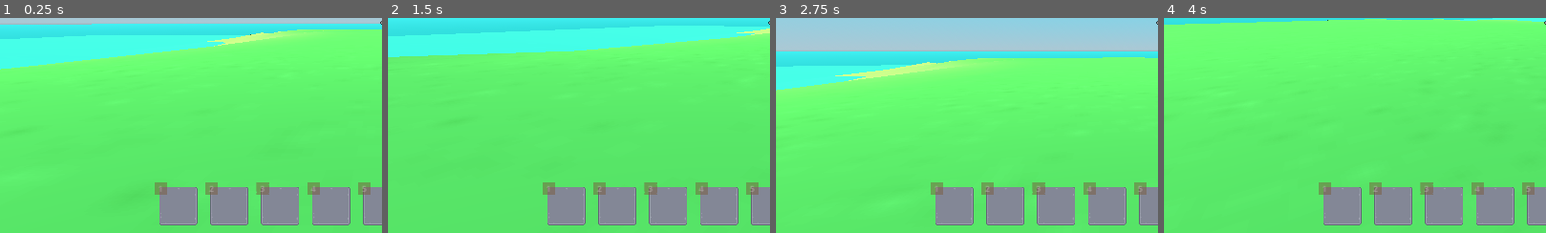
Above: before the commit, frames 1-4 (left to right).
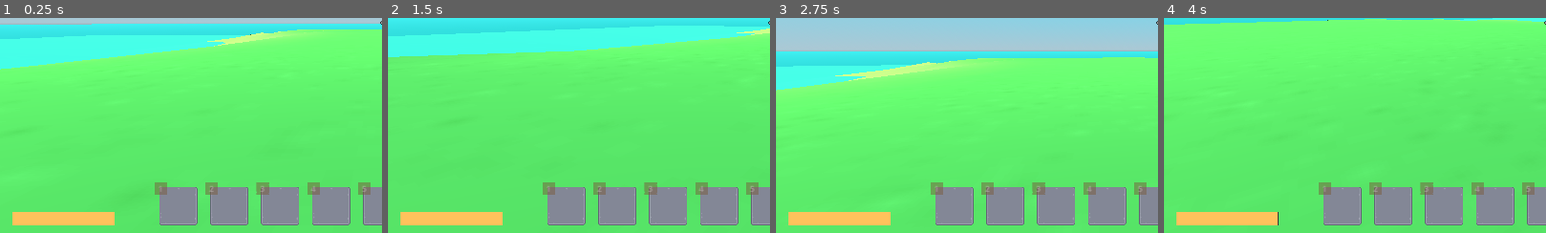
Above: after the commit, the same moments.

Repository: jrenato/survival_game
Game: Godot game, scene res://Game/main_game.tscn
Two runs of this game, one before a commit and one after it. Both use one fixed random seed, a clock stepped at 60 frames per second and the inputs below.
Inputs (mouse positions are % of the whole screen's width and height, from its top left):
- Up to frame 1 (0.25 s): no input
- Up to frame 2 (1.5 s): tap Enter at 0.5 s; move the mouse to (55, 50) at 0.52 s; hold 1 (item_hotkey) 0.53-1.28 s; hold W (move_forward) from 0.53 s (still down); tap Space (jump) at 0.77 s; click (55, 50) at 0.8 s; move the mouse to (45, 50) at 1.27 s; click (45, 50) at 1.35 s
- Up to frame 3 (2.75 s): keep holding W (move_forward); tap Space (jump) at 1.52 s; tap 1 (item_hotkey) at 1.55 s; move the mouse to (52, 48) at 2.02 s; press the mouse at (52, 48) at 2.03 s; tap E (interact) at 2.1 s
- Up to frame 4 (4 s): keep holding W (move_forward); move the mouse to (49, 52) at 2.77 s; release the mouse at (49, 52) at 2.78 s; tap 1 (item_hotkey) at 2.85 s; click (49, 52) at 2.92 s; tap Space (jump) at 3.02, 3.77 s; move the mouse to (57, 51) at 3.52 s; hold Shift (sprint) from 3.53 s (still down); click (57, 51) at 3.8 s
The pictures show only the part of the screen within x 0-50%, y 49-99%; the shares and areas given below are measured in that part.

The runs differ from the first frame. In frame 1, 1.7% of the frame differs, in the area x 3-30%, y 90-97%; in frame 2, 1.7%; in frame 3, 1.7%; in frame 4, 1.7%.

Commit message:
Added energy to hud

Diff:
--- a/Actors/Player/player.gd
+++ b/Actors/Player/player.gd
@@ -6,6 +6,7 @@
 @export var jump_velocity: float = 4.0
 @export var gravity: float = 0.2
 @export var mouse_sensitivity: float = 0.005
+@export var walking_energy_change_per_minute: float = -0.05
 
 var is_sprinting: bool = false
 
@@ -29,9 +30,24 @@
 
 func _physics_process(delta: float) -> void:
 	move()
+	check_walking_energy_change(delta)
 
-	if Input.is_action_just_pressed("use_item"):
+	if Input.is_action_pressed("use_item"):
 		equipable_item_holder.try_to_use_item()
+
+
+func _input(event: InputEvent) -> void:
+	if event is InputEventMouseMotion:
+		look_around(event.relative)
+
+
+func _unhandled_input(event: InputEvent) -> void:
+	if event.is_action_pressed("ui_cancel"):
+		Input.set_mouse_mode(Input.MOUSE_MODE_VISIBLE)
+	elif event.is_action_pressed("open_crafting_menu"):
+		EventSystem.enabled_bulletin.emit(BulletinConfig.Keys.CRAFTING_MENU)
+	elif event.is_action_pressed("item_hotkey"):
+		EventSystem.hotkey_pressed.emit(int(event.as_text()))
 
 
 func move() -> void:
@@ -54,18 +70,11 @@
 	move_and_slide()
 
 
-func _input(event: InputEvent) -> void:
-	if event is InputEventMouseMotion:
-		look_around(event.relative)
-
-
-func _unhandled_input(event: InputEvent) -> void:
-	if event.is_action_pressed("ui_cancel"):
-		Input.set_mouse_mode(Input.MOUSE_MODE_VISIBLE)
-	elif event.is_action_pressed("open_crafting_menu"):
-		EventSystem.enabled_bulletin.emit(BulletinConfig.Keys.CRAFTING_MENU)
-	elif event.is_action_pressed("item_hotkey"):
-		EventSystem.hotkey_pressed.emit(int(event.as_text()))
+func check_walking_energy_change(delta: float) -> void:
+	if velocity.x or velocity.z:
+		EventSystem.changed_energy.emit(
+			delta * walking_energy_change_per_minute * Vector2(velocity.x, velocity.z).length()
+		)
 
 
 func look_around(relative: Vector2) -> void:
--- a/Actors/Player/player.tscn
+++ b/Actors/Player/player.tscn
@@ -1,10 +1,11 @@
-[gd_scene load_steps=7 format=3 uid="uid://c3ohes7ep45ai"]
+[gd_scene load_steps=8 format=3 uid="uid://c3ohes7ep45ai"]
 
 [ext_resource type="Script" path="res://Actors/Player/player.gd" id="1_j02ds"]
 [ext_resource type="Script" path="res://Actors/Player/interaction_ray_cast.gd" id="2_qopfo"]
 [ext_resource type="Script" path="res://Actors/Player/equipable_item_holder.gd" id="3_71g2c"]
 [ext_resource type="Script" path="res://Game/Managers/inventory_manager.gd" id="3_tuth7"]
 [ext_resource type="Script" path="res://Game/Managers/equipped_item_manager.gd" id="4_snsq6"]
+[ext_resource type="Script" path="res://Game/Managers/player_stats_manager.gd" id="6_flvsu"]
 
 [sub_resource type="CapsuleShape3D" id="CapsuleShape3D_ynpi3"]
 radius = 0.25
@@ -43,3 +44,6 @@
 
 [node name="EquippedItemManager" type="Node" parent="Managers"]
 script = ExtResource("4_snsq6")
+
+[node name="PlayerStatsManager" type="Node" parent="Managers"]
+script = ExtResource("6_flvsu")
--- /dev/null
+++ b/Game/Managers/player_stats_manager.gd
@@ -0,0 +1,15 @@
+extends Node
+
+
+const MAX_ENERGY: float = 100.00
+
+var current_energy: float = MAX_ENERGY
+
+
+func _enter_tree() -> void:
+	EventSystem.changed_energy.connect(_on_changed_energy)
+
+
+func _on_changed_energy(energy_change: float) -> void:
+	current_energy += energy_change
+	EventSystem.updated_energy.emit(MAX_ENERGY, current_energy)
--- a/Game/event_system.gd
+++ b/Game/event_system.gd
@@ -27,6 +27,8 @@
 ## Player
 signal enabled_player
 signal disabled_player
+signal changed_energy(energy_change: float)
+signal updated_energy(max_energy: float, current_energy: float)
 
 # Equipment
 signal hotkey_pressed(hotkey: int)
--- a/Items/Equipables/equipable_axe.tscn
+++ b/Items/Equipables/equipable_axe.tscn
@@ -65,9 +65,12 @@
 tracks/2/interp = 1
 tracks/2/loop_wrap = true
 tracks/2/keys = {
-"times": PackedFloat32Array(0.2),
-"transitions": PackedFloat32Array(1),
+"times": PackedFloat32Array(0, 0.2),
+"transitions": PackedFloat32Array(1, 1),
 "values": [{
+"args": [],
+"method": &"change_energy"
+}, {
 "args": [],
 "method": &"check_hit"
 }]
--- a/Items/Equipables/equipable_weapon.gd
+++ b/Items/Equipables/equipable_weapon.gd
@@ -7,6 +7,10 @@
 
 func _ready() -> void:
 	hit_check_marker.position.z = -weapon_item_resource.weapon_range
+
+
+func change_energy() -> void:
+	EventSystem.changed_energy.emit(weapon_item_resource.energy_change_per_use)
 
 
 func check_hit() -> void:
--- a/Resources/ItemResources/weapon_item_resource.gd
+++ b/Resources/ItemResources/weapon_item_resource.gd
@@ -3,3 +3,4 @@
 
 @export var damage: float = 20.0
 @export var weapon_range: float = 1.5
+@export var energy_change_per_use: float = -0.5
--- a/UI/HUD/hud.tscn
+++ b/UI/HUD/hud.tscn
@@ -1,9 +1,11 @@
-[gd_scene load_steps=5 format=3 uid="uid://bllps4g7wx4gj"]
+[gd_scene load_steps=7 format=3 uid="uid://bllps4g7wx4gj"]
 
 [ext_resource type="Texture2D" uid="uid://22dlyrmf5b7w" path="res://Assets/icons/hand_point.png" id="1_3olym"]
 [ext_resource type="Script" path="res://UI/HUD/hud.gd" id="1_atfpo"]
 [ext_resource type="Script" path="res://UI/HUD/hot_bar_container.gd" id="3_kk513"]
 [ext_resource type="PackedScene" uid="uid://cqsf0x44d2kwe" path="res://UI/CustomNodes/hot_bar_slot.tscn" id="3_mnxsj"]
+[ext_resource type="Script" path="res://UI/HUD/player_stats_container.gd" id="5_6dtmt"]
+[ext_resource type="Texture2D" uid="uid://x6qo4tct8406" path="res://Assets/textures/square32.png" id="5_ac1y2"]
 
 [node name="HUD" type="Control"]
 layout_mode = 3
@@ -75,3 +77,21 @@
 
 [node name="HotBarSlot9" parent="MarginContainer/HotBarContainer" instance=ExtResource("3_mnxsj")]
 layout_mode = 2
+
+[node name="PlayerStatsContainer" type="VBoxContainer" parent="MarginContainer"]
+layout_mode = 2
+size_flags_horizontal = 0
+size_flags_vertical = 8
+script = ExtResource("5_6dtmt")
+
+[node name="EnergyBar" type="TextureProgressBar" parent="MarginContainer/PlayerStatsContainer"]
+unique_name_in_owner = true
+custom_minimum_size = Vector2(256, 32)
+layout_mode = 2
+step = 0.1
+value = 100.0
+nine_patch_stretch = true
+texture_under = ExtResource("5_ac1y2")
+texture_progress = ExtResource("5_ac1y2")
+tint_under = Color(0.203922, 0.203922, 0.203922, 1)
+tint_progress = Color(1, 0.760784, 0.360784, 1)
--- /dev/null
+++ b/UI/HUD/player_stats_container.gd
@@ -0,0 +1,13 @@
+extends VBoxContainer
+
+
+@onready var energy_bar: TextureProgressBar = %EnergyBar
+
+
+func _enter_tree() -> void:
+	EventSystem.updated_energy.connect(_on_updated_energy)
+
+
+func _on_updated_energy(max_energy: float, current_energy: float) -> void:
+	energy_bar.max_value = max_energy
+	energy_bar.value = current_energy
